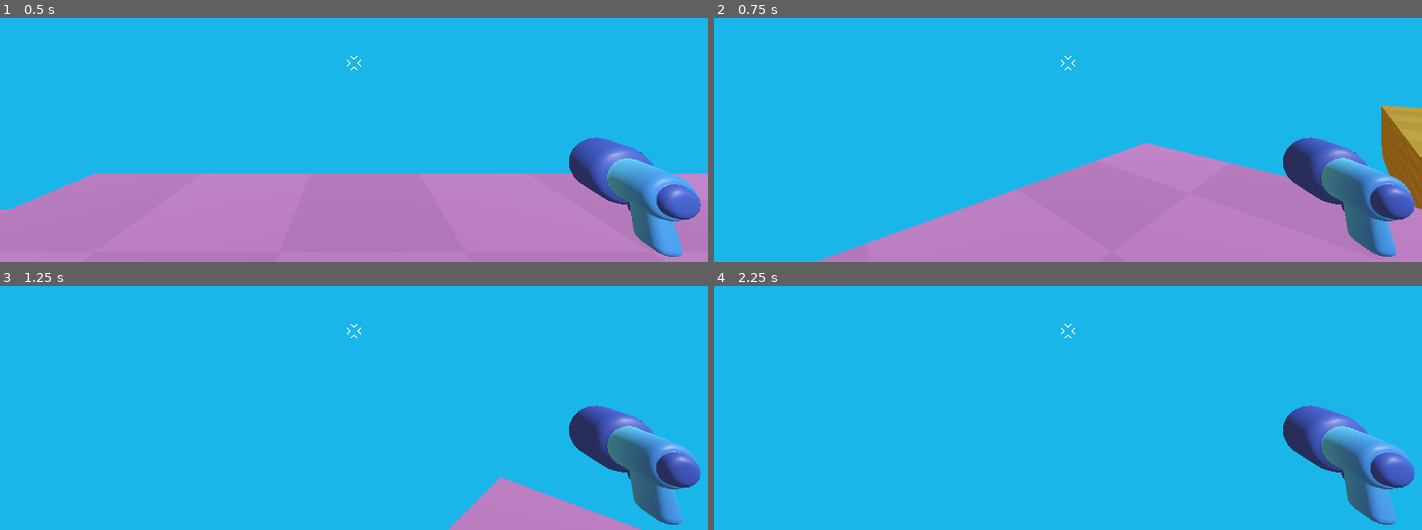
Above: before the commit, frames 1-4 (two rows, left to right).
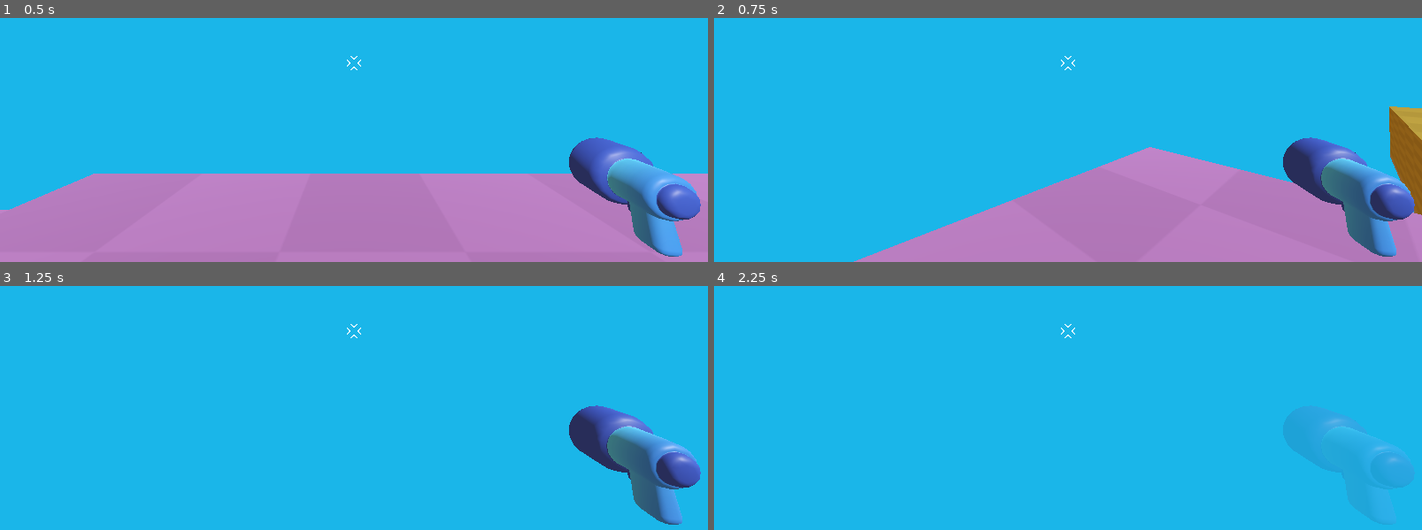
Above: after the commit, the same moments.

Repository: YvanDesPatates/Jelly_Belly_3D
Game: Godot game, scene res://level/game.tscn
Same seed, same stepped clock (60 frames per second), same inputs: the game is played once before the commit and once after it.
Inputs (mouse positions are in pixels of both pictures, inside the frame that each line leads up to):
- Up to frame 1 (0.5 s): no input
- Up to frame 2 (0.75 s): tap Enter at 0.5 s; move the mouse to (1103, 61) at 0.52 s; hold W (move_forward) from 0.53 s (still down)
- Up to frame 3 (1.25 s): keep holding W (move_forward); tap Space (jump) at 0.77 s
- Up to frame 4 (2.25 s): keep holding W (move_forward); move the mouse to (1032, 332) at 1.27 s; tap Space (jump) at 1.52 s; move the mouse to (1082, 325) at 2.02 s

Frame 1 is identical in both runs. In frame 2, 2.8% of the frame differs, in the area x 14-100%, y 35-100%; in frame 3, 3.0%; in frame 4, 4.6%, in the area x 80-99%, y 48-98%.

Commit message:
bullet scene

Diff:
--- /dev/null
+++ b/player/bullet.tscn
@@ -0,0 +1,13 @@
+[gd_scene format=3 uid="uid://c5v85vh3dfudi"]
+
+[ext_resource type="PackedScene" uid="uid://dxy14f6s3rwi7" path="res://player/projectile/projectile.tscn" id="1_1y6ct"]
+
+[sub_resource type="SphereShape3D" id="SphereShape3D_j40gx"]
+radius = 0.32154787
+
+[node name="Bullet" type="Area3D" unique_id=1006202816]
+
+[node name="CollisionShape3D" type="CollisionShape3D" parent="." unique_id=167411864]
+shape = SubResource("SphereShape3D_j40gx")
+
+[node name="projectile" parent="." unique_id=458182681 instance=ExtResource("1_1y6ct")]
--- a/player/player.gd
+++ b/player/player.gd
@@ -1,6 +1,6 @@
 extends CharacterBody3D
 
-const SPEED = 5.5
+const SPEED = 7
 const JUMP_FORCE = 10
 var x_sensitivity = 0.4#0.2 is very slow while 0.9 is fast
 var y_sensitivity = 0.2
--- /dev/null
+++ b/player/projectile/projectile.tscn
@@ -0,0 +1,15 @@
+[gd_scene format=3 uid="uid://dxy14f6s3rwi7"]
+
+[ext_resource type="PackedScene" uid="uid://bjoh0jugaqi7p" path="res://player/projectile/projectile_model.glb" id="1_etg86"]
+[ext_resource type="Shader" uid="uid://b4wc5wsyakc0a" path="res://player/projectile/projectile.gdshader" id="2_77q8s"]
+
+[sub_resource type="ShaderMaterial" id="ShaderMaterial_kr0o1"]
+render_priority = 0
+shader = ExtResource("2_77q8s")
+shader_parameter/tail_color = Color(0.9104309, 0.30369622, 0.20411786, 1)
+shader_parameter/head_color = Color(0.8910806, 0.7014527, 0.118349455, 1)
+
+[node name="projectile" unique_id=458182681 instance=ExtResource("1_etg86")]
+
+[node name="Projectile" parent="." index="0" unique_id=1752400457]
+material_override = SubResource("ShaderMaterial_kr0o1")
